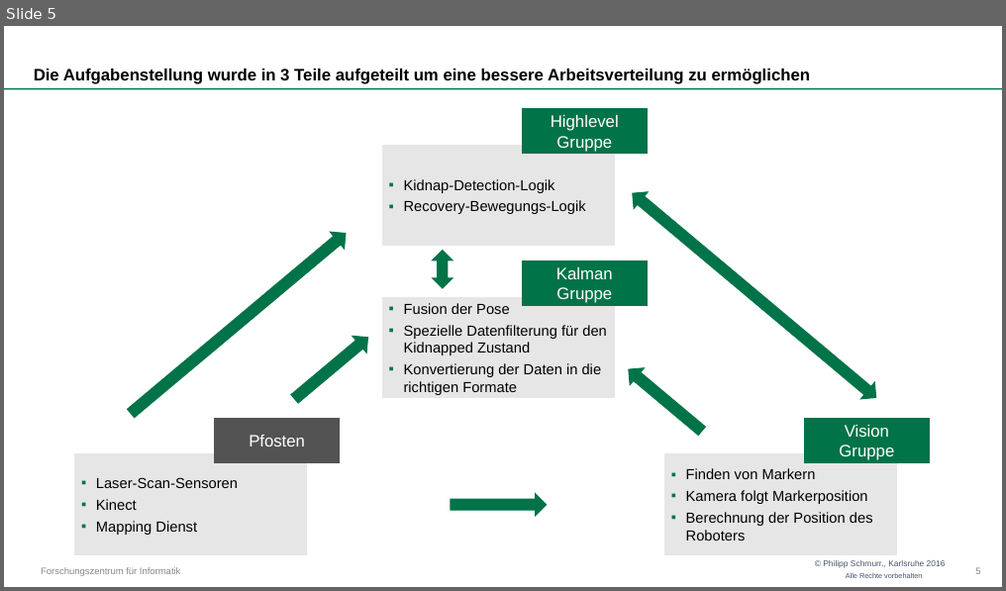
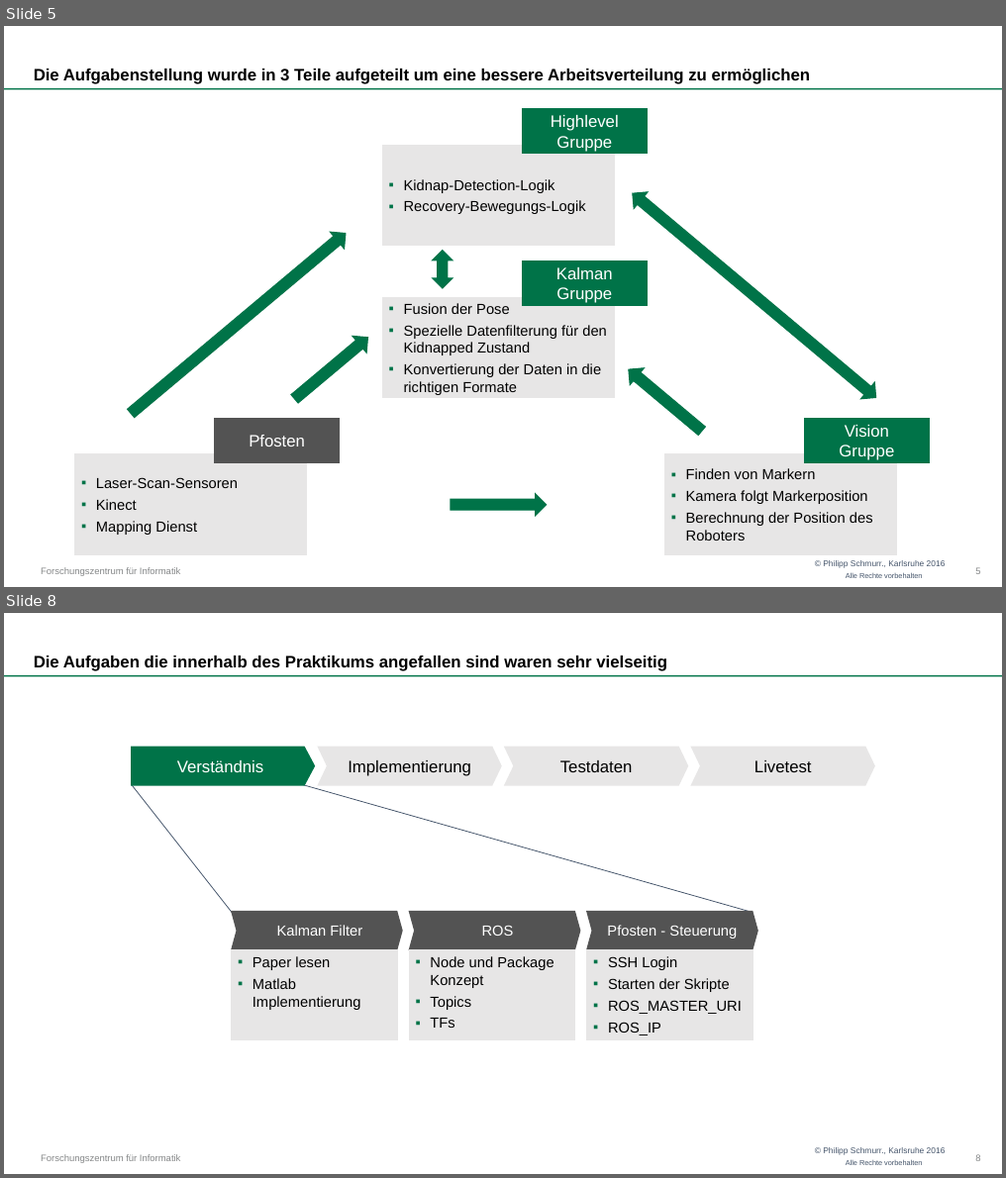
Before and after one commit to OtonoKakuei/robprak1516-documentation, a slide deck: robprak1516-presentation.pptx. Shown one above the other, each under a label of ours: slide 5 before the commit, slides 5 and 8 after it; the slides between them are not shown. The pictures are 1006x591 and 1006x1178 pixels, drawn with LibreOffice and Linux fonts; fonts in the diff are those of the drawing; background and template pictures are left out. Boxes give left, top, right and bottom in pixels: in the first picture for what was removed or moved away, otherwise in the second. Text is boxed around its words. In the diff, an @@ line names an element or a change of style, - is before the commit and + after.

Commit message:
Updated kalman and general presentation. Kalman data already included in main presentation

```diff
--- a/robprak1516-presentation.pptx
+++ b/robprak1516-presentation.pptx
@@ slide 8 added at (4, 613, 1002, 1174), background #FFFFFF; not listed: 4 template elements that a slide beside it also shows @@
@@ title added at (34, 656, 667, 671), 16 pt, text #000000, bold @@
+Die Aufgaben die innerhalb des Praktikums angefallen sind waren sehr vielseitig
@@ pentagon arrow added at (132, 747, 315, 785), fill #007348, outline #007348 1.5 pt, 16 pt, text #FFFFFF @@
+Verständnis
@@ chevron added at (319, 747, 501, 785), fill #E7E6E6, outline #E7E6E6 1.5 pt, 16 pt, text #000000 @@
+Implementierung
@@ chevron added at (505, 747, 687, 785), fill #E7E6E6, outline #E7E6E6 1.5 pt, 16 pt, text #000000 @@
+Testdaten
@@ chevron added at (692, 747, 874, 785), fill #E7E6E6, outline #E7E6E6 1.5 pt, 16 pt, text #000000 @@
+Livetest
@@ line added from (132, 785) to (232, 912), #44546A 0.75 pt @@
@@ line added from (303, 785) to (752, 912), #44546A 0.75 pt @@
@@ chevron added at (232, 912, 402, 950), fill #525252, outline #525252 1.5 pt, 14 pt, text #FFFFFF @@
+Kalman Filter
@@ chevron added at (410, 912, 580, 950), fill #525252, outline #525252 1.5 pt, 14 pt, text #FFFFFF @@
+ROS
@@ chevron added at (587, 912, 757, 950), fill #525252, outline #525252 1.5 pt, 14 pt, text #FFFFFF @@
+Pfosten - Steuerung
@@ rectangle added at (232, 951, 397, 1041), fill #E7E6E6, outline #E7E6E6 1.5 pt, 14 pt, text #000000 @@
+▪ Paper lesen
+    ▪ Matlab Implementierung
@@ rectangle added at (410, 951, 575, 1041), fill #E7E6E6, outline #E7E6E6 1.5 pt, 14 pt, text #000000 @@
+▪ Node und Package Konzept
+  ▪ Topics
+    ▪ TFs
@@ rectangle added at (587, 951, 752, 1041), fill #E7E6E6, outline #E7E6E6 1.5 pt, 14 pt, text #000000 @@
+▪ SSH Login
+  ▪ Starten der Skripte
+    ▪ ROS_MASTER_URI
+    ▪ ROS_IP
@@ page number added at (975, 1155, 980, 1161), 9 pt, text #868889 @@
+8
```
Also in this commit, not shown: 2 slides changed, 14 other slides added, 1 other file.
